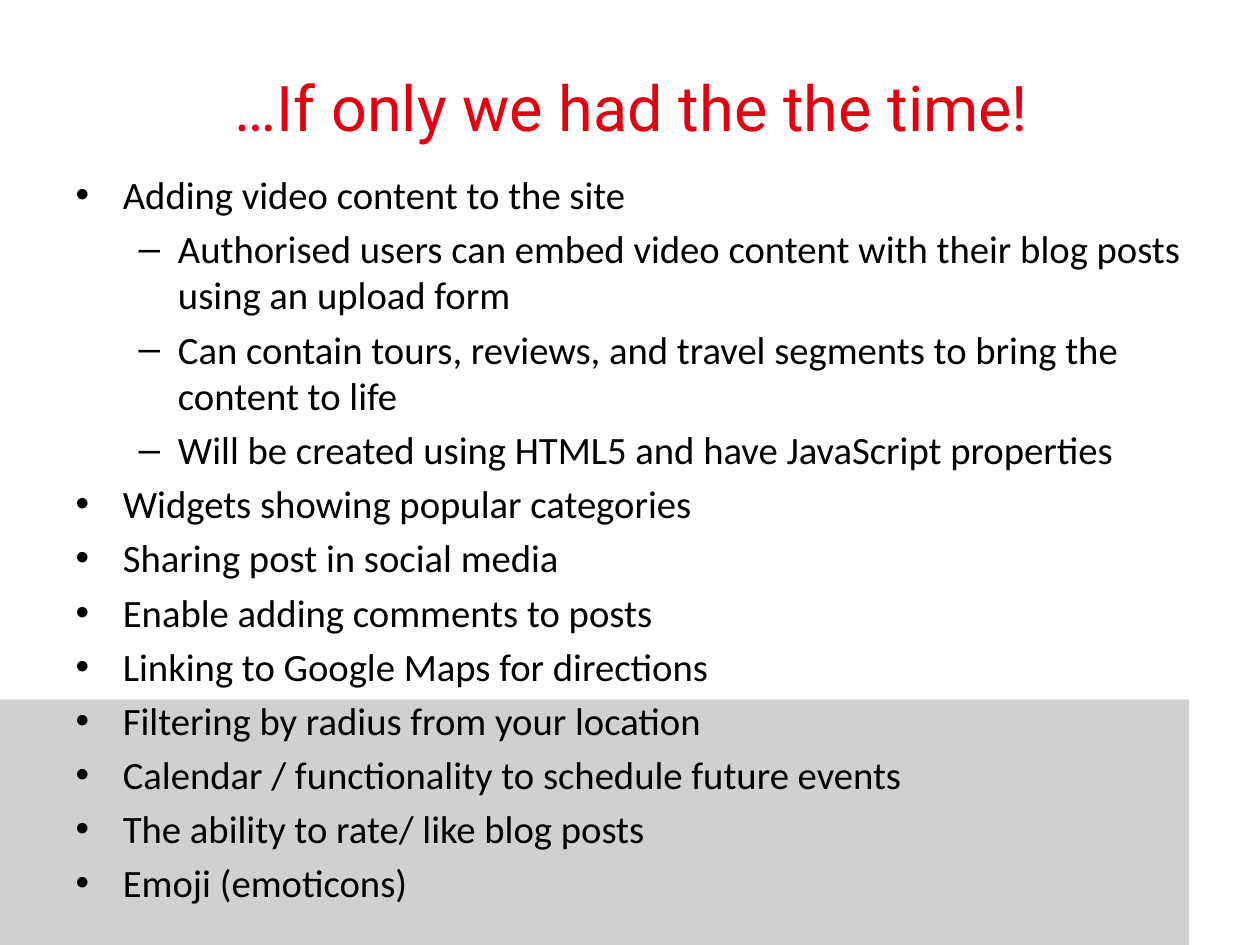
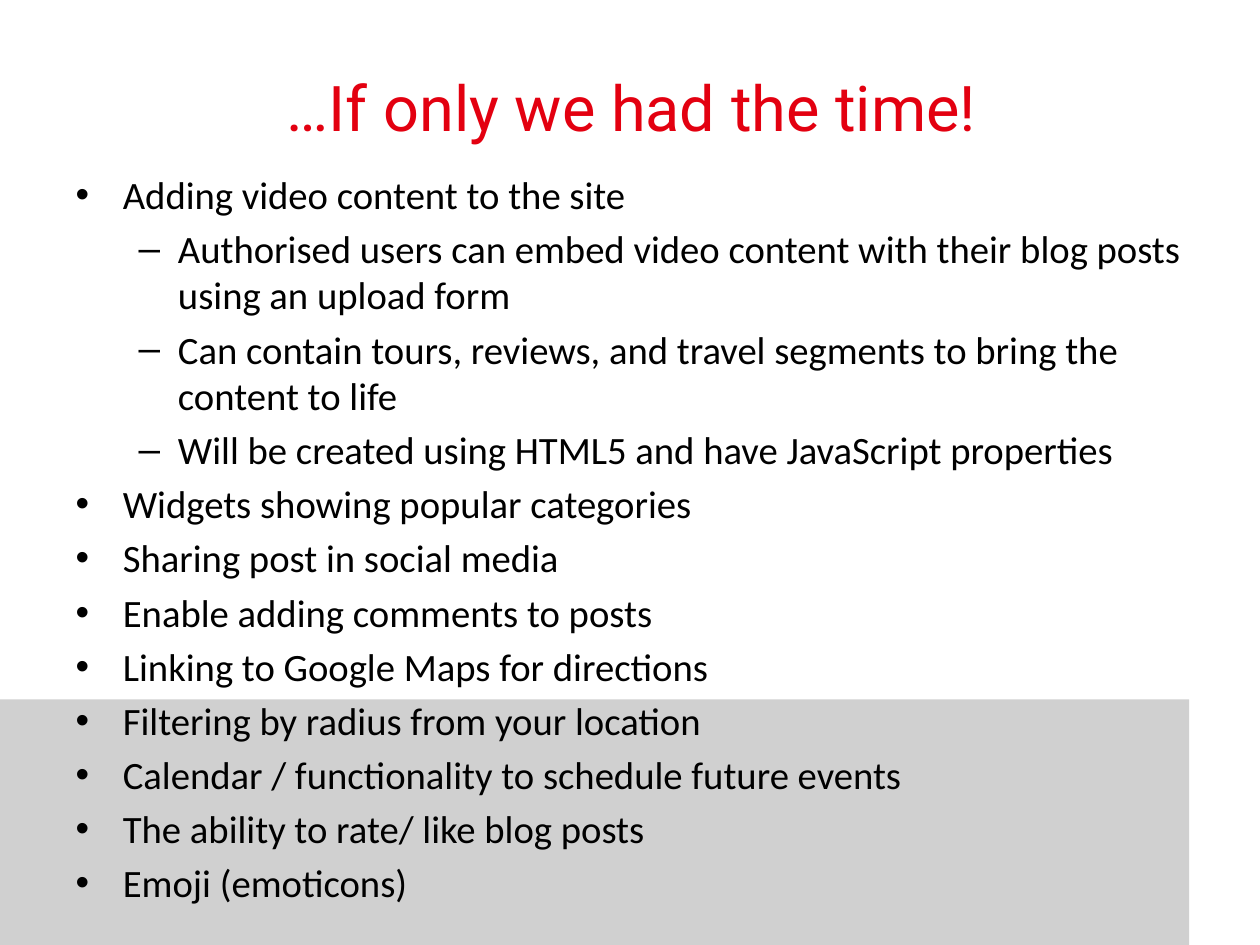
Before and after one commit to revathybharath/miniproject, a slide deck: slide 15 of DevelopHers_Final.pptx. Drawn at 1260x945 pixels with LibreOffice and Linux fonts; fonts in the diff are those of the drawing; grey boxes stand for pictures. Boxes give left, top, right and bottom in pixels: in the first picture for what was removed or moved away, otherwise in the second. Text is boxed around its words. In the diff, an @@ line names an element or a change of style, - is before the commit and + after.

```diff
--- a/DevelopHers_Final.pptx
+++ b/DevelopHers_Final.pptx
@@ title at (287,83,976,145): text changed @@
-…If only we had the the time!
+…If only we had the time!
```
Also in this commit, not shown: 1 other slide changed.
